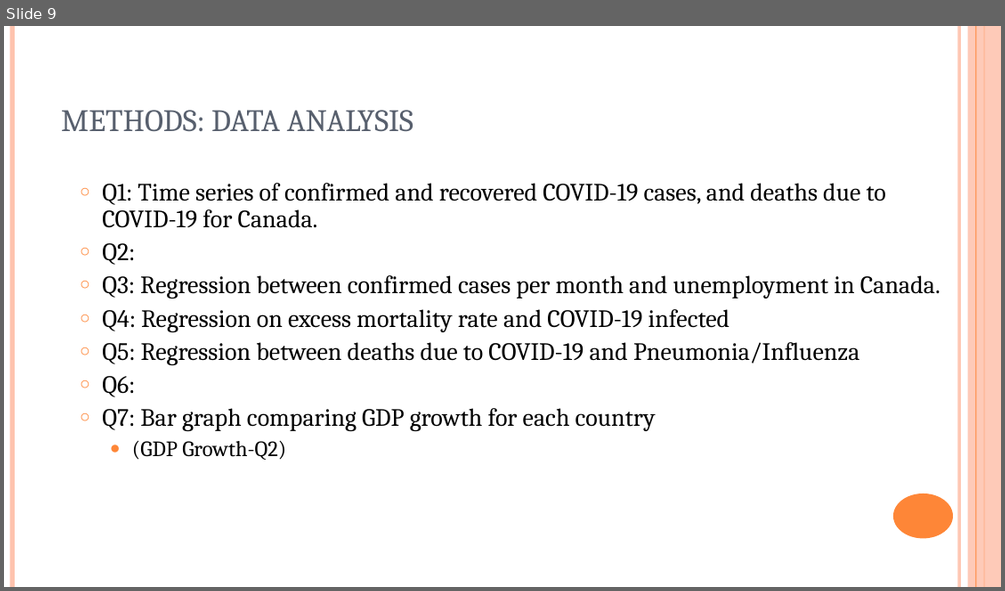
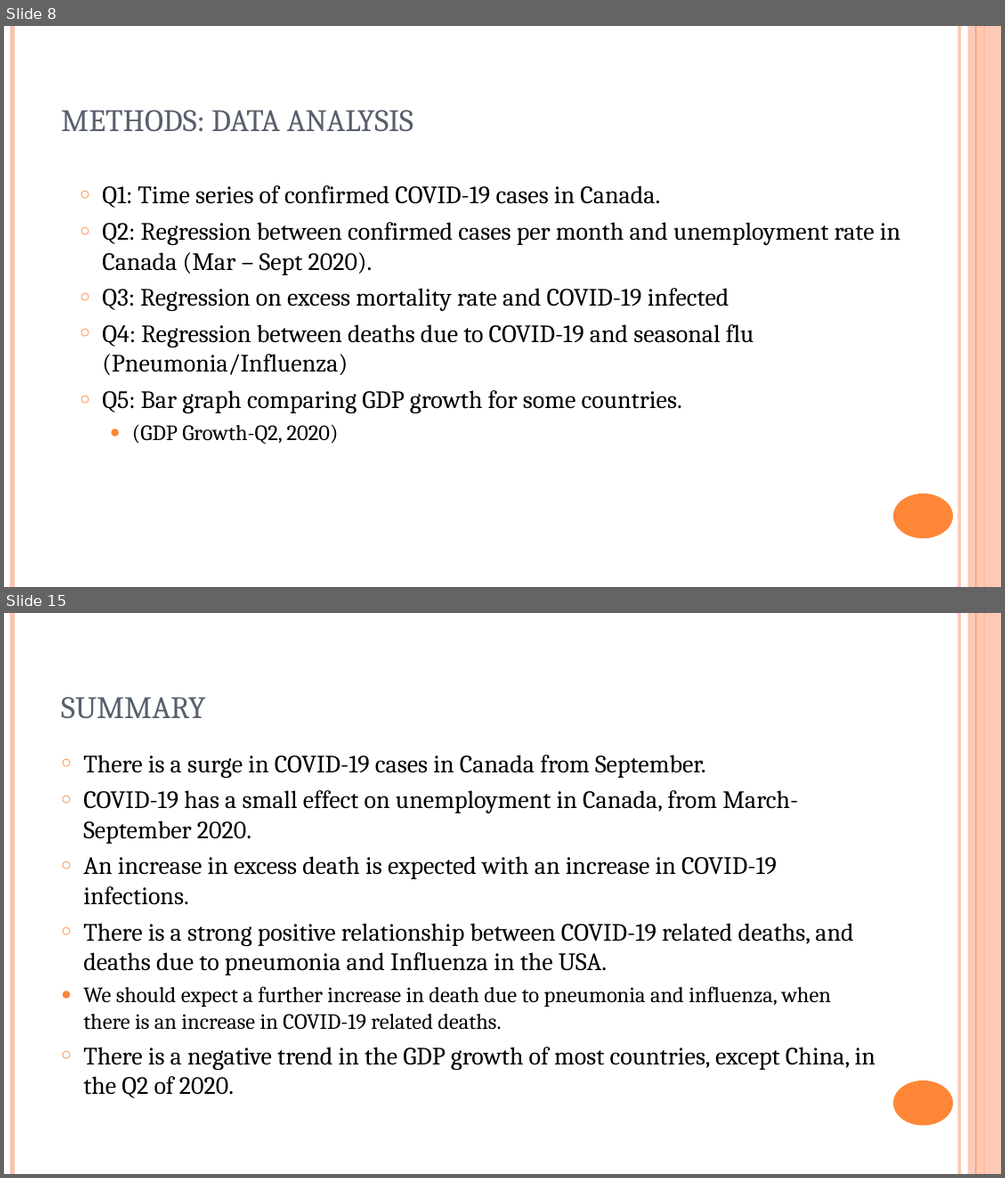
Before and after one commit to BunmiOlakanmi/Project, a slide deck: COVID-19 - analysis.ppt. Shown one above the other, each under a label of ours: slide 9 before the commit, slides 8 and 15 after it; the slides between them are not shown. The pictures are 1005x591 and 1005x1178 pixels, drawn with LibreOffice and Linux fonts; fonts in the diff are those of the drawing. Boxes give left, top, right and bottom in pixels: in the first picture for what was removed or moved away, otherwise in the second. Text is boxed around its words. In the diff, an @@ line names an element or a change of style, - is before the commit and + after.

```diff
--- a/COVID-19 - analysis.ppt
+++ b/COVID-19 - analysis.ppt
@@ slide 15 added at [4,613,1001,1174], background #FFFFFF; not listed: 6 template elements that a slide beside it also shows @@
@@ title added at [61,697,205,718], 30 pt, text #575F6D @@
+SUMMARY
@@ text added at [83,755,875,1098], 24 pt, text #000000 @@
+○ There is a surge in COVID-19 cases in Canada from September.
+○ COVID-19 has a small effect on unemployment in Canada, from March-September 2020.
+  ○ An increase in excess death is expected with an increase in COVID-19 infections.
+○ There is a strong positive relationship between COVID-19 related deaths, and deaths due to pneumonia and Influenza in the USA.
+  ● We should expect a further increase in death due to pneumonia and influenza, when there is an increase in COVID-19 related deaths.
+○ There is a negative trend in the GDP growth of most countries, except China, in the Q2 of 2020.
@@ what was slide 9 is now slide 8 @@
@@ slide 8 changed as well @@
@@ text at [102,185,900,443]: text changed @@
-○ Q1: Time series of confirmed and recovered COVID-19 cases, and deaths due to COVID-19 for Canada.
-○ Q2:
-○ Q3: Regression between confirmed cases per month and unemployment in Canada.
-○ Q4: Regression on excess mortality rate and COVID-19 infected
-○ Q5: Regression between deaths due to COVID-19 and Pneumonia/Influenza
-○ Q6:
-○ Q7: Bar graph comparing GDP growth for each country
-  ● (GDP Growth-Q2)
+○ Q1: Time series of confirmed COVID-19 cases in Canada.
+○ Q2: Regression between confirmed cases per month and unemployment rate in Canada (Mar – Sept 2020).
+○ Q3: Regression on excess mortality rate and COVID-19 infected
+○ Q4: Regression between deaths due to COVID-19 and seasonal flu (Pneumonia/Influenza)
+○ Q5: Bar graph comparing GDP growth for some countries.
+  ● (GDP Growth-Q2, 2020)
```
Also in this commit, not shown: 7 other slides changed, 8 other slides added, 5 slides removed, 1 other file.
